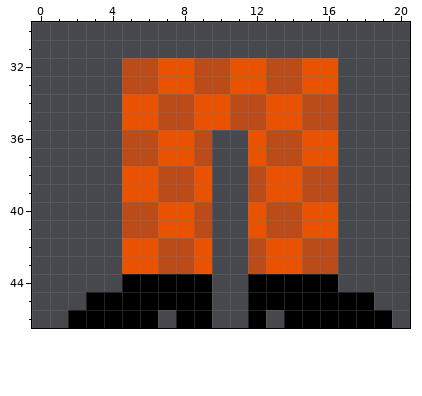
Edited in one commit: pixel-art sprite (Assets/Resources/Sprites/characters/pants/pants_red.png). Above is the file before it was changed.
The file is 22x47 pixels. Pixels under 10% opacity are left out. Colours within 5 levels of each other are drawn and written as one. Shown: x 0..20, y 30..46.
New version:
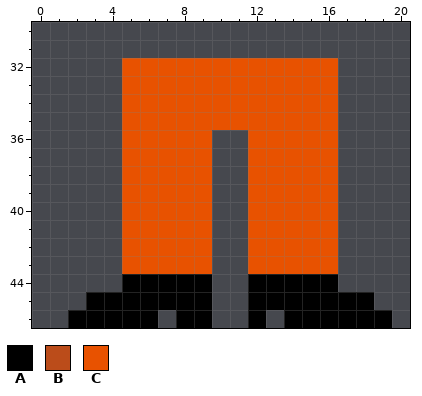
Palette (. is transparent): A #000000  B #bb4c1a  C #e85200
The edit:
{"y":32,"x":5,"old":"BB","new":"CC"}
{"y":32,"x":9,"old":"BB","new":"CC"}
{"y":32,"x":13,"old":"BB","new":"CC"}
{"y":33,"x":5,"old":"BB","new":"CC"}
{"y":33,"x":9,"old":"BB","new":"CC"}
{"y":33,"x":13,"old":"BB","new":"CC"}
{"y":34,"x":7,"old":"BB","new":"CC"}
{"y":34,"x":11,"old":"BB","new":"CC"}
{"y":34,"x":15,"old":"BB","new":"CC"}
{"y":35,"x":7,"old":"BB","new":"CC"}
{"y":35,"x":11,"old":"BB","new":"CC"}
{"y":35,"x":15,"old":"BB","new":"CC"}
{"y":36,"x":5,"old":"BB","new":"CC"}
{"y":36,"x":9,"old":"B","new":"C"}
{"y":36,"x":13,"old":"BB","new":"CC"}
{"y":37,"x":5,"old":"BB","new":"CC"}
{"y":37,"x":9,"old":"B","new":"C"}
{"y":37,"x":13,"old":"BB","new":"CC"}
{"y":38,"x":7,"old":"BB","new":"CC"}
{"y":38,"x":12,"old":"B","new":"C"}
{"y":38,"x":15,"old":"BB","new":"CC"}
{"y":39,"x":7,"old":"BB","new":"CC"}
{"y":39,"x":12,"old":"B","new":"C"}
{"y":39,"x":15,"old":"BB","new":"CC"}
{"y":40,"x":5,"old":"BB","new":"CC"}
{"y":40,"x":9,"old":"B","new":"C"}
{"y":40,"x":13,"old":"BB","new":"CC"}
{"y":41,"x":5,"old":"BB","new":"CC"}
{"y":41,"x":9,"old":"B","new":"C"}
{"y":41,"x":13,"old":"BB","new":"CC"}
{"y":42,"x":7,"old":"BB","new":"CC"}
{"y":42,"x":12,"old":"B","new":"C"}
{"y":42,"x":15,"old":"BB","new":"CC"}
{"y":43,"x":7,"old":"BB","new":"CC"}
{"y":43,"x":12,"old":"B","new":"C"}
{"y":43,"x":15,"old":"BB","new":"CC"}
{"label":"changed","picture_box":[122,58,338,274]}
